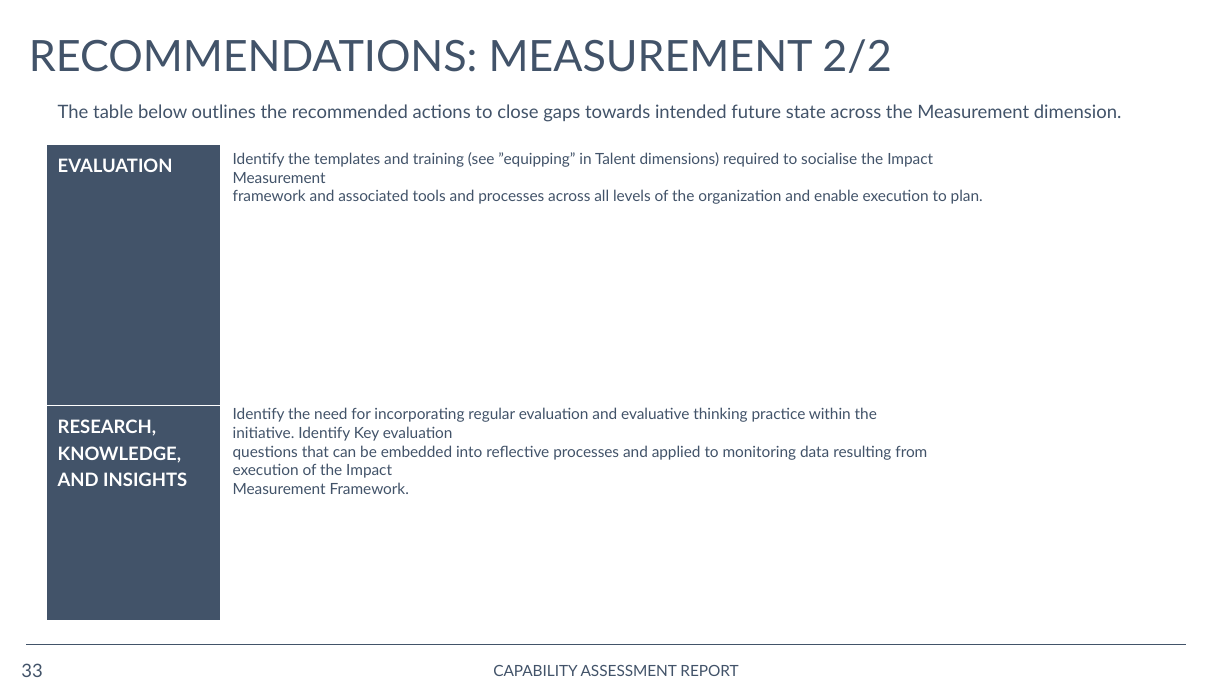
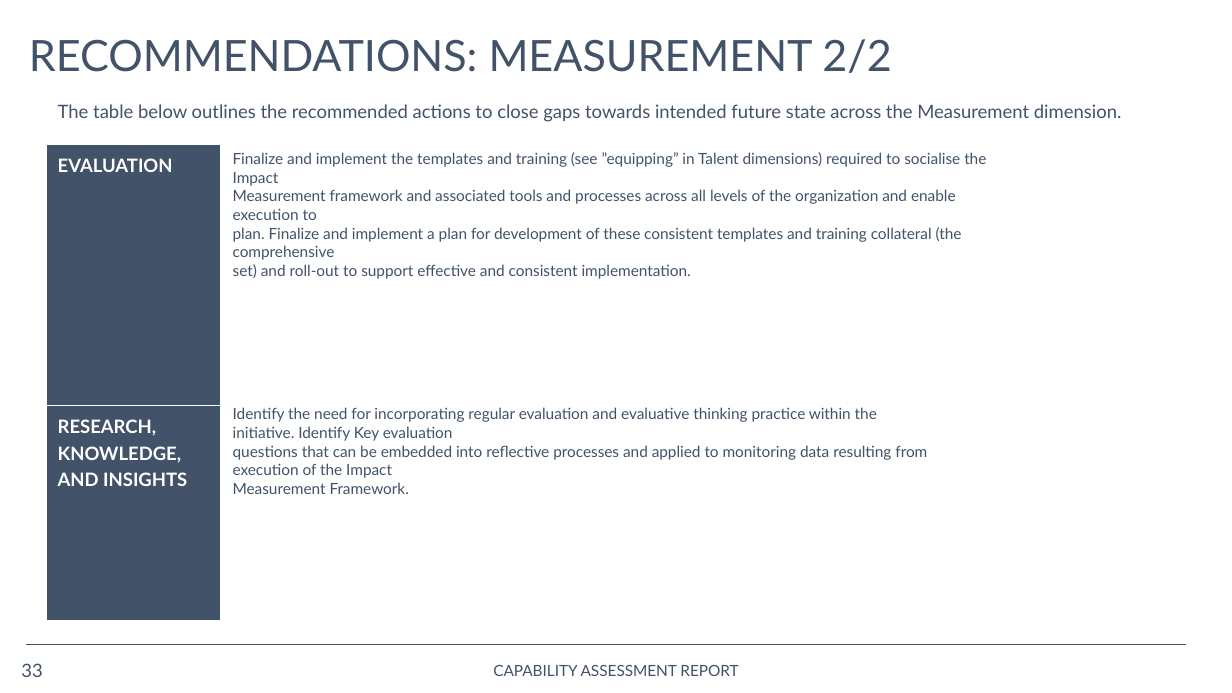
Before and after one commit to opus-meum/power-automate, a slide deck: slide 33 of Capability Assessment Report.pptx. Drawn at 1232x693 pixels with LibreOffice and Linux fonts; fonts in the diff are those of the drawing; background and template pictures are left out. Boxes give left, top, right and bottom in pixels: in the first picture for what was removed or moved away, otherwise in the second. Text is boxed around its words. In the diff, an @@ line names an element or a change of style, - is before the commit and + after.

```diff
--- a/Capability Assessment Report.pptx
+++ b/Capability Assessment Report.pptx
@@ text at [233,152,986,279]: text changed @@
-Identify the templates and training (see ”equipping” in Talent dimensions) required to socialise the Impact Measurement
-framework and associated tools and processes across all levels of the organization and enable execution to plan.
+Finalize and implement the templates and training (see ”equipping” in Talent dimensions) required to socialise the Impact
+Measurement framework and associated tools and processes across all levels of the organization and enable execution to
+plan. Finalize and implement a plan for development of these consistent templates and training collateral (the comprehensive
+set) and roll-out to support effective and consistent implementation.
```
Also in this commit, not shown: 11 other slides changed, 19 other files.
